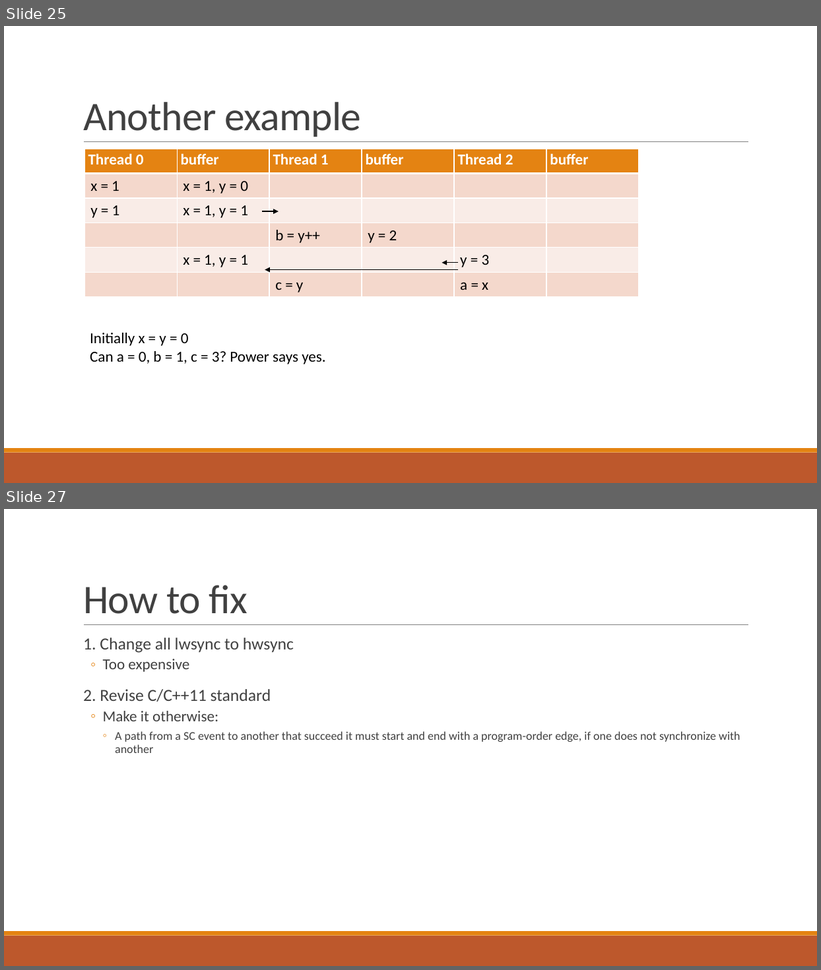
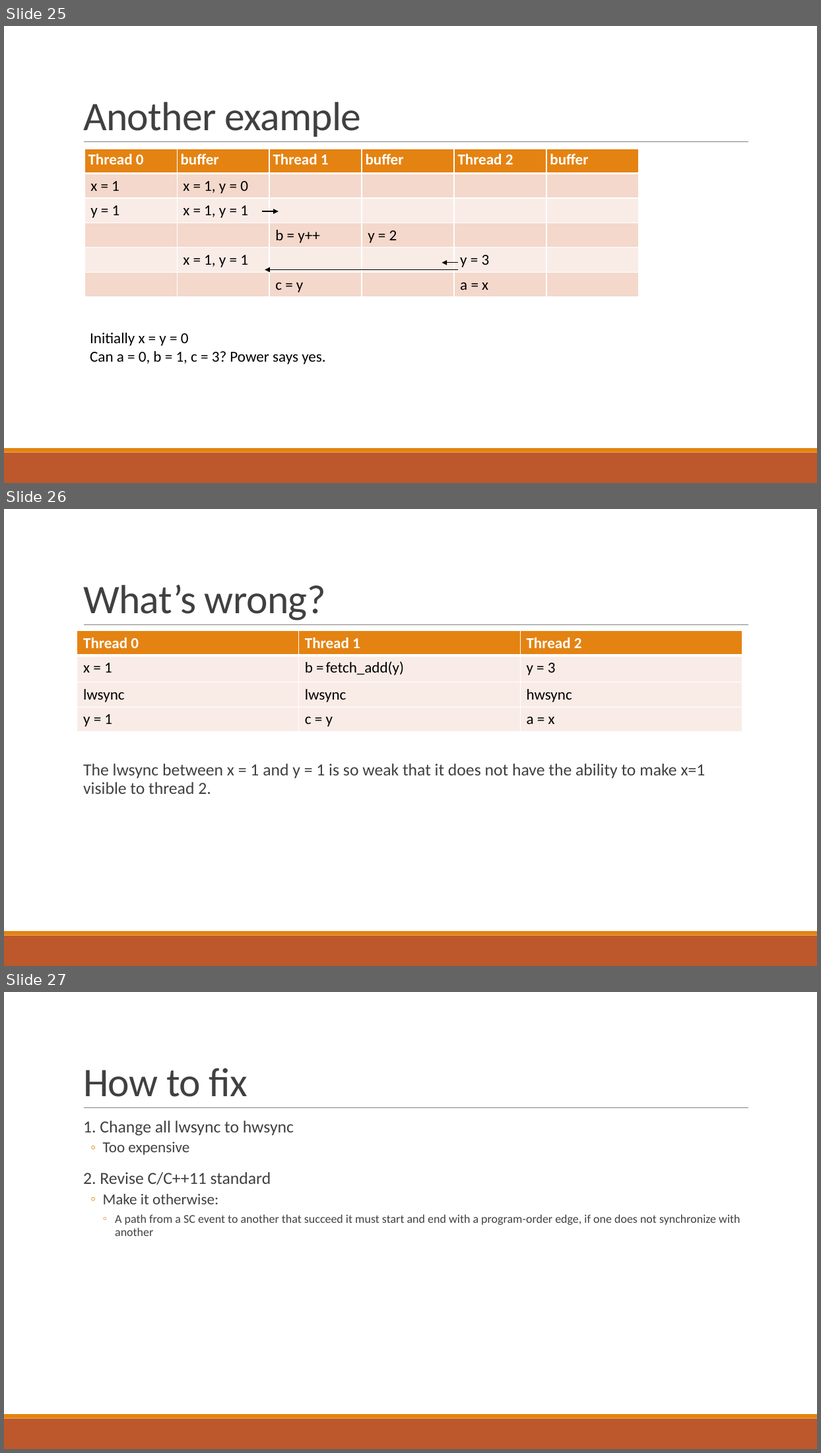
Before and after one commit to ustc-pldpa/2018s-final-projects, a slide deck: 06-Memory Access/fopl-pres.pptx. Shown one above the other, each under a label of ours: slides 25 and 27 before the commit, slides 25, 26 and 27 after it; the slides between them are not shown. The pictures are 821x970 and 821x1453 pixels, drawn with LibreOffice and Linux fonts; fonts in the diff are those of the drawing. Boxes give left, top, right and bottom in pixels: in the first picture for what was removed or moved away, otherwise in the second. Text is boxed around its words. In the diff, an @@ line names an element or a change of style, - is before the commit and + after.

```diff
--- a/06-Memory Access/fopl-pres.pptx
+++ b/06-Memory Access/fopl-pres.pptx
@@ slide 26 added at box(4, 509, 817, 966), background #FFFFFF; not listed: 3 template elements that a slide beside it also shows @@
@@ title added at box(83, 585, 326, 621), 48 pt, text #404040 @@
+What’s wrong?
@@ table added at box(77, 631, 741, 730), 4 rows, 3 columns @@
+Thread 0 | Thread 1 | Thread 2
+x = 1 | b = fetch_add(y) | y = 3
+lwsync | lwsync | hwsync
+y = 1 | c = y | a = x
@@ text added at box(83, 764, 706, 794), 20 pt, text #404040 @@
+  The lwsync between x = 1 and y = 1 is so weak that it does not have the ability to make x=1 visible to thread 2.
```
Also in this commit, not shown: 4 slides changed.
